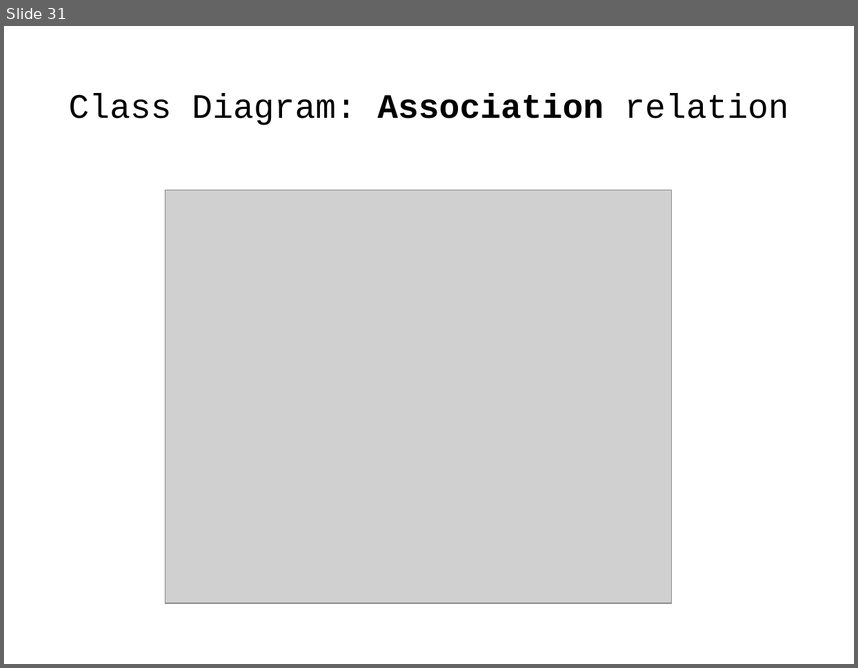
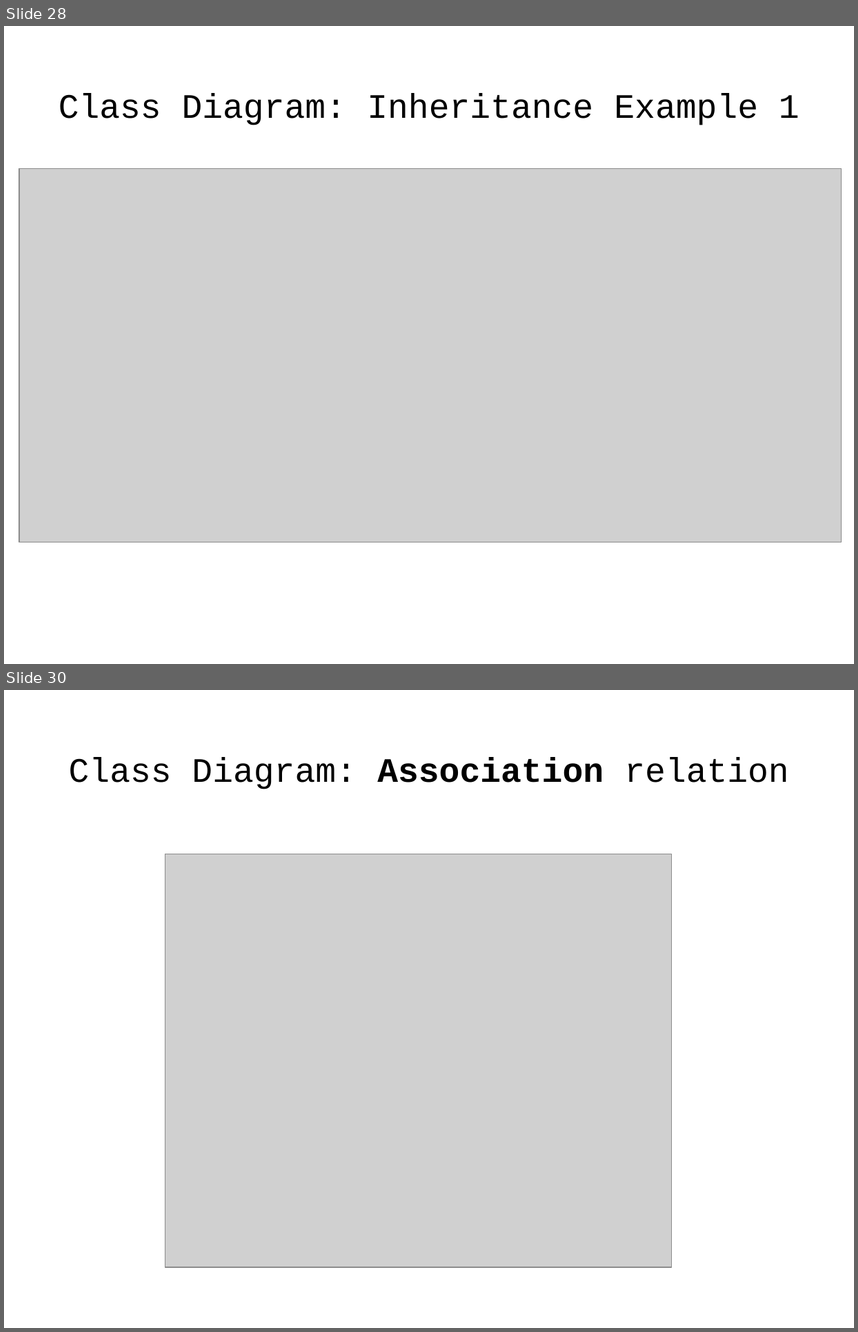
Before and after one commit to j-avdeev/EnterpriseSystemsDevelopment, a slide deck: Lec5 - UML-Requirements-Use Case/Enterprise System Development - lec day5 - UML-Requirements-Use Case.odp. Shown one above the other, each under a label of ours: slide 31 before the commit, slides 28 and 30 after it; the slides between them are not shown. The pictures are 858x668 and 858x1332 pixels, drawn with LibreOffice and Linux fonts; fonts in the diff are those of the drawing; grey boxes stand for pictures. Boxes give left, top, right and bottom in pixels: in the first picture for what was removed or moved away, otherwise in the second. Text is boxed around its words. In the diff, an @@ line names an element or a change of style, - is before the commit and + after.

```diff
--- a/Lec5 - UML-Requirements-Use Case/Enterprise System Development - lec day5 - UML-Requirements-Use Case.odp
+++ b/Lec5 - UML-Requirements-Use Case/Enterprise System Development - lec day5 - UML-Requirements-Use Case.odp
@@ slide 28 added at (x1=4, y1=26, x2=854, y2=664), background #FFFFFF @@
@@ title added at (x1=59, y1=93, x2=800, y2=125), 32 pt, text #000000 @@
+Class Diagram: Inheritance Example 1
@@ picture added at (x1=19, y1=169, x2=842, y2=542) @@
@@ what was slide 31 is now slide 30 @@
```
Also in this commit, not shown: 2 slides changed, 1 other slide added, 3 slides removed, 1 other file.
